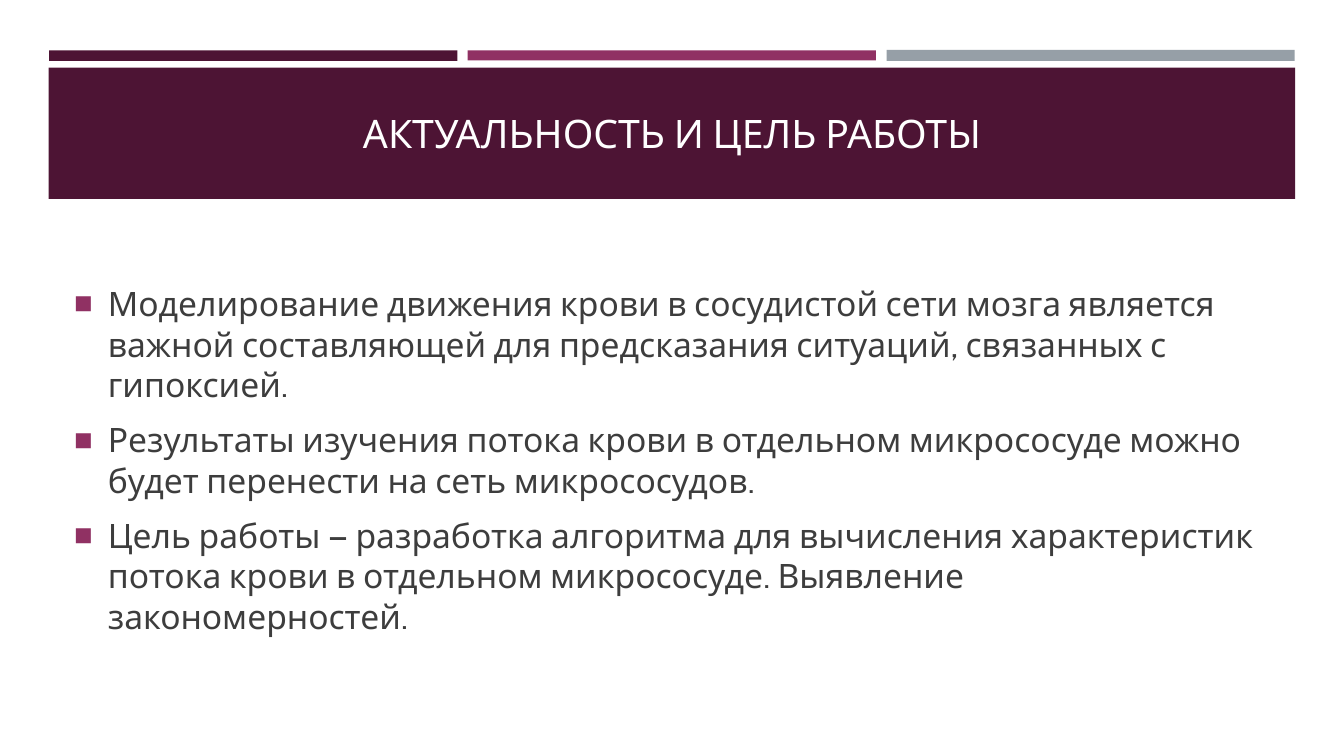
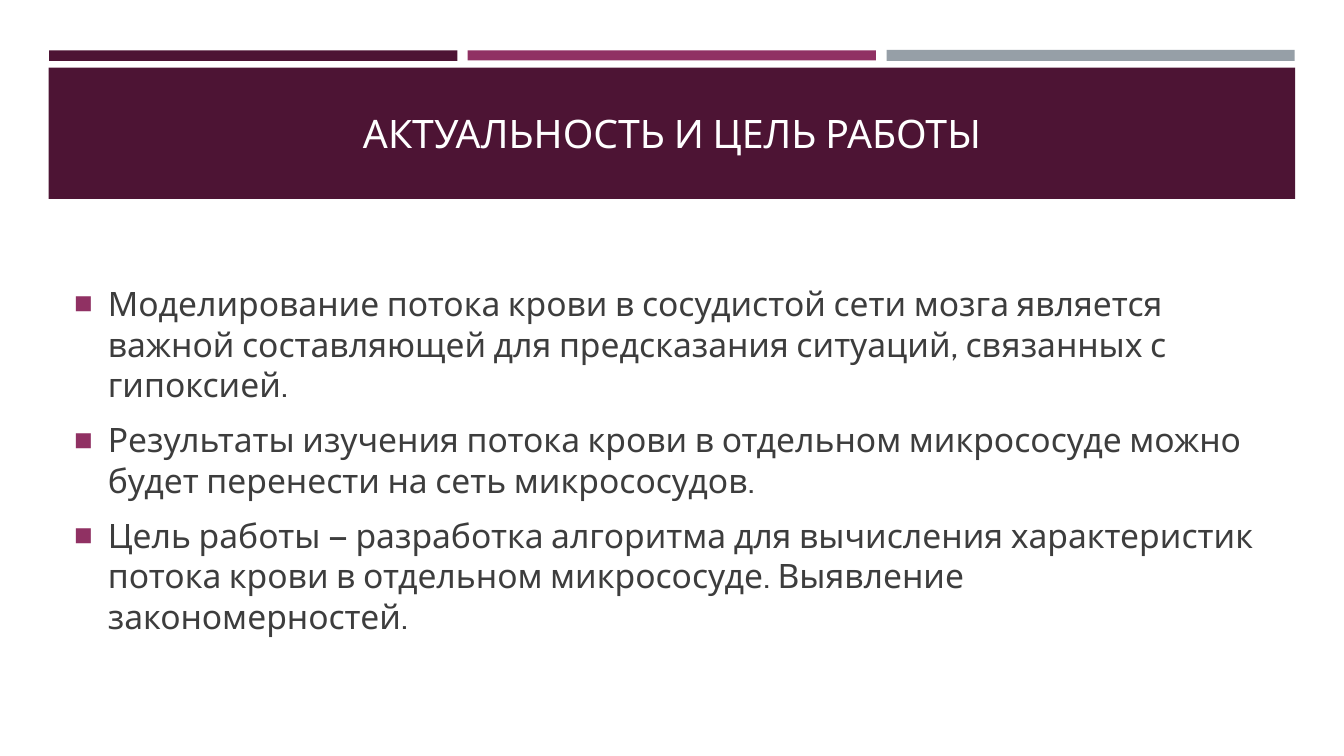
Before and after one commit to Jrol123/Blood_Science, a slide deck: slide 2 of f_docs/Презентация.pptx. Drawn at 1344x756 pixels with LibreOffice and Linux fonts; fonts in the diff are those of the drawing. Boxes give left, top, right and bottom in pixels: in the first picture for what was removed or moved away, otherwise in the second. Text is boxed around its words. In the diff, an @@ line names an element or a change of style, - is before the commit and + after.

```diff
--- a/f_docs/Презентация.pptx
+++ b/f_docs/Презентация.pptx
@@ text at (108, 290, 1166, 398): text changed @@
-■ Моделирование движения крови в сосудистой сети мозга является важной составляющей для предсказания ситуаций, связанных с гипоксией.
+■ Моделирование потока крови в сосудистой сети мозга является важной составляющей для предсказания ситуаций, связанных с гипоксией.
```
Also in this commit, not shown: 1 other slide changed, 2 other files.
